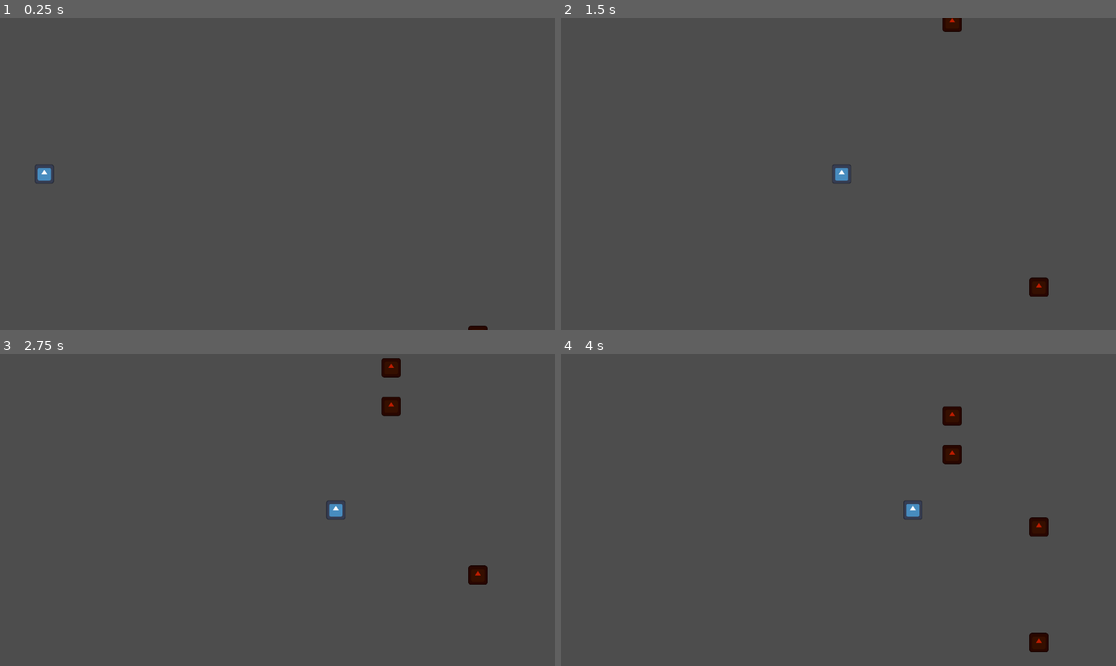
Above: before the commit, frames 1-4 (two rows, left to right).
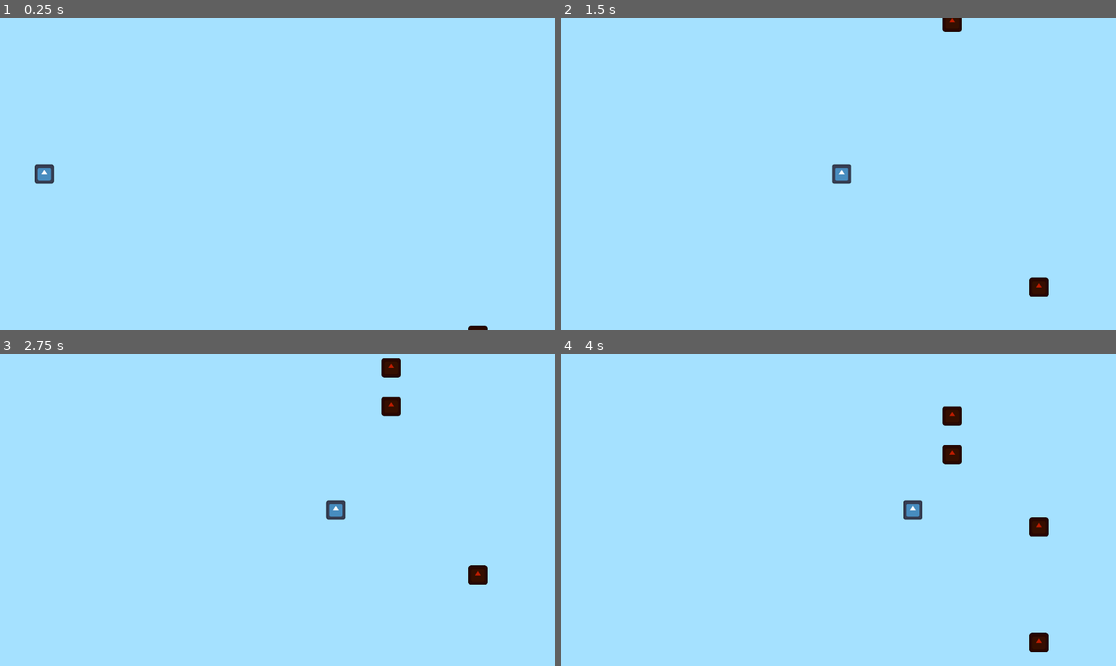
Above: after the commit, the same moments.

Repository: AuroraFreire/horizons-europa
Game: Godot game, scene res://world.tscn
The game is run twice, just before and just after one commit, with the same random seed, the same clock (stepped at 60 frames per second) and the same inputs. The engine's default icon, where the game draws it, is replaced by a stand-in: a white triangle on a blue panel in a dark square.
Inputs:
- Up to frame 1 (0.25 s): no input
- Up to frame 2 (1.5 s): hold D (right) 0.53-1.28 s; hold A (left) from 1.28 s (still down)
- Up to frame 3 (2.75 s): release A (left) at 2.03 s; hold D (right) from 2.03 s (still down)
- Up to frame 4 (4 s): release D (right) at 3.53 s; hold A (left) from 3.53 s (still down)

The runs differ from the first frame. In frame 1, 100% of the frame differs, in the area x 0-100%, y 0-100%; in frame 2, 99%; in frame 3, 99%; in frame 4, 99%.

Commit message:
make enemy spawner able to spawn random enemy

Diff:
--- a/enemy.gd
+++ b/enemy.gd
@@ -1,10 +1,12 @@
 extends Node2D
 
+@export var random_sprites: Array[Texture2D]
 @export var enemy_speed = 40.0
 var lane_index = 0
 
 func _ready() -> void:
-	pass
+	if  len(random_sprites) > 0 :
+		$Texture.texture = random_sprites[randi_range(0,len(random_sprites)-1)]
 
 func _process(delta: float) -> void:
 	var mod = 1 if lane_index % 2 == 0 else -1
--- a/enemy_spawner.gd
+++ b/enemy_spawner.gd
@@ -1,14 +1,15 @@
 extends Node2D
 
 @onready var player = get_node("../Player")
-var enemy = preload("res://enemy.tscn")
 var spawn_timer = 0.0
+
+@export var enemy_types: Array[PackedScene]
 
 func _process(delta: float) -> void:
 	spawn_timer -= delta
 	if spawn_timer <= 0.0:
 		spawn_timer = 1.0
-		var node = enemy.instantiate()
+		var node = enemy_types[randi_range(0,len(enemy_types)-1)].instantiate()
 		var lane_index = randi_range(0,player.lanes_amount)
 		node.lane_index = lane_index
 		node.position.x = player.position_offset.x + lane_index*player.lanes_distance
--- a/player.gd
+++ b/player.gd
@@ -27,5 +27,5 @@
 
 
 
-func _on_area_2d_area_entered(area: Area2D) -> void:
+func _on_area_2d_area_entered(_area: Area2D) -> void:
 	print("die")
--- a/player.tscn
+++ b/player.tscn
@@ -14,7 +14,7 @@
 [node name="CollisionShape2D" type="CollisionShape2D" parent="Area2D" unique_id=127586868]
 shape = SubResource("RectangleShape2D_sh265")
 
-[node name="Icon" type="Sprite2D" parent="." unique_id=521992649]
+[node name="Texture" type="Sprite2D" parent="." unique_id=521992649]
 scale = Vector2(0.155, 0.155)
 texture = ExtResource("1_4flbx")
 
--- a/project.godot
+++ b/project.godot
@@ -51,3 +51,4 @@
 rendering_device/driver.windows="d3d12"
 renderer/rendering_method="gl_compatibility"
 renderer/rendering_method.mobile="gl_compatibility"
+environment/defaults/default_clear_color=Color(0.6469098, 0.88246286, 1, 1)
--- a/enemy.tscn
+++ b/small_bird.tscn
@@ -14,7 +14,7 @@
 [node name="CollisionShape2D" type="CollisionShape2D" parent="Area2D" unique_id=53878411]
 shape = SubResource("RectangleShape2D_4gyqm")
 
-[node name="Icon" type="Sprite2D" parent="." unique_id=2016256501]
+[node name="Texture" type="Sprite2D" parent="." unique_id=2016256501]
 modulate = Color(0.7416726, 0.11156189, 9.62615e-08, 1)
 scale = Vector2(0.155, 0.155)
-texture = ExtResource("1_7k104")
+texture = ExtResource("2_fbqhx")
--- a/world.tscn
+++ b/world.tscn
@@ -1,6 +1,7 @@
 [gd_scene format=3 uid="uid://3ngls3x8lx7b"]
 
 [ext_resource type="PackedScene" uid="uid://cbfxu4pgr1ea6" path="res://player.tscn" id="1_f3sb7"]
+[ext_resource type="PackedScene" uid="uid://g8rnhvtwqv1o" path="res://small_bird.tscn" id="3_aqk2v"]
 [ext_resource type="Script" uid="uid://bnq80bt5ckng5" path="res://enemy_spawner.gd" id="3_tlwt5"]
 
 [node name="World" type="Node2D" unique_id=906349818]
@@ -14,3 +15,4 @@
 [node name="EnemySpawner" type="Node2D" parent="." unique_id=1894969004]
 position = Vector2(0, -177)
 script = ExtResource("3_tlwt5")
+enemy_types = Array[PackedScene]([ExtResource("3_aqk2v")])
Not shown: 1 places in small_bird.tscn that only renumber resources
